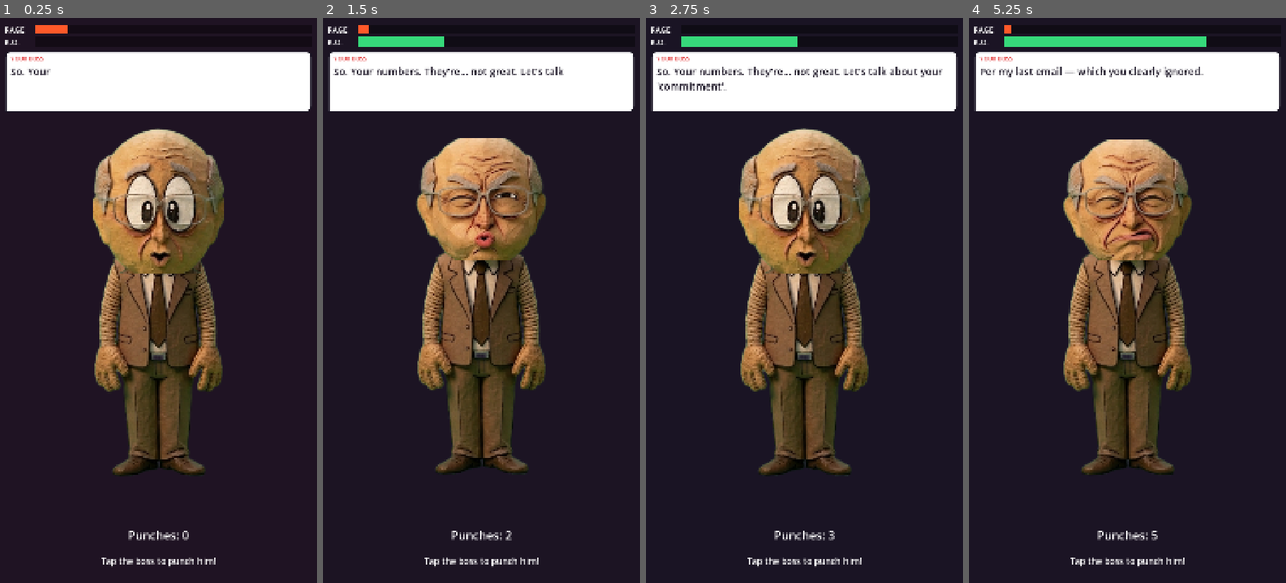
Above: before the commit, frames 1-4 (left to right).
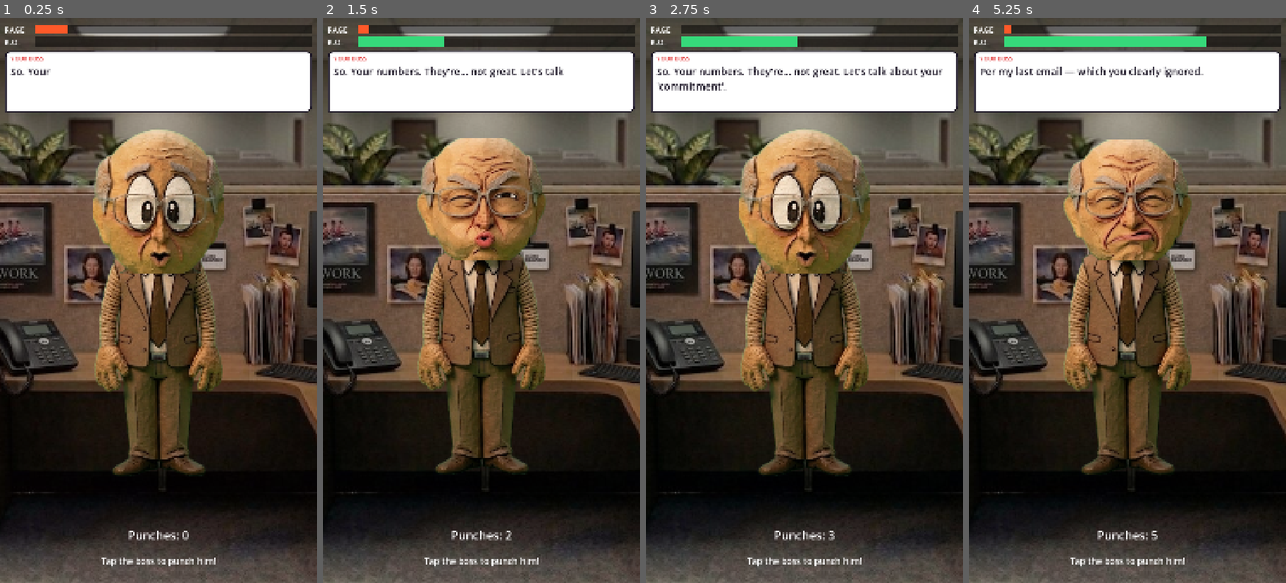
Above: after the commit, the same moments.

Repository: StaraxcreamTM/punch-my-boss-jun-14-2026
Game: Godot game, scene res://scenes/main.tscn
The game is run twice, just before and just after one commit, with the same random seed, the same clock (stepped at 60 frames per second) and the same inputs.
Inputs (mouse positions are in pixels of both pictures, inside the frame that each line leads up to):
- Up to frame 1 (0.25 s): no input
- Up to frame 2 (1.5 s): move the mouse to (551, 272) at 0.52 s; click (551, 272) at 0.67 s; move the mouse to (418, 328) at 1.27 s; click (418, 328) at 1.42 s
- Up to frame 3 (2.75 s): move the mouse to (836, 176) at 2.02 s; click (836, 176) at 2.17 s
- Up to frame 4 (5.25 s): move the mouse to (1111, 413) at 2.77 s; click (1111, 413) at 2.92 s; move the mouse to (1222, 385) at 3.52 s; click (1222, 385) at 3.67 s; move the mouse to (1032, 215) at 4.27 s; click (1032, 215) at 4.42 s; move the mouse to (1143, 300) at 5.02 s; click (1143, 300) at 5.17 s

The runs differ from the first frame. In frame 1, 54% of the frame differs, in the area x 0-100%, y 0-100%; in frame 2, 55%; in frame 3, 57%; in frame 4, 57%.

Commit message:
v0.4: office background scene, darkening overlay (reddens with rage), boss ground shadow

Diff:
--- a/game/scenes/main.tscn
+++ b/game/scenes/main.tscn
@@ -1,8 +1,9 @@
-[gd_scene load_steps=5 format=3 uid="uid://cpmb0startscene1"]
+[gd_scene load_steps=7 format=3 uid="uid://cpmb0startscene1"]
 
 [ext_resource type="Script" path="res://scripts/main.gd" id="1_main"]
 [ext_resource type="Texture2D" path="res://assets/boss/body.png" id="2_body"]
 [ext_resource type="Texture2D" path="res://assets/boss/neutral.png" id="3_head"]
+[ext_resource type="Texture2D" path="res://assets/bg/office.jpg" id="4_office"]
 
 [sub_resource type="StyleBoxFlat" id="bubble"]
 bg_color = Color(1, 1, 1, 1)
@@ -16,6 +17,13 @@
 corner_radius_bottom_right = 18
 corner_radius_bottom_left = 4
 
+[sub_resource type="StyleBoxFlat" id="shadow"]
+bg_color = Color(0, 0, 0, 0.32)
+corner_radius_top_left = 20
+corner_radius_top_right = 20
+corner_radius_bottom_right = 20
+corner_radius_bottom_left = 20
+
 [node name="Main" type="Control"]
 layout_mode = 3
 anchors_preset = 15
@@ -25,14 +33,25 @@
 grow_vertical = 2
 script = ExtResource("1_main")
 
-[node name="Background" type="ColorRect" parent="."]
-layout_mode = 1
-anchors_preset = 15
-anchor_right = 1.0
-anchor_bottom = 1.0
-grow_horizontal = 2
-grow_vertical = 2
-color = Color(0.101961, 0.078431, 0.141176, 1)
+[node name="Office" type="TextureRect" parent="."]
+layout_mode = 1
+anchors_preset = 15
+anchor_right = 1.0
+anchor_bottom = 1.0
+grow_horizontal = 2
+grow_vertical = 2
+texture = ExtResource("4_office")
+expand_mode = 1
+stretch_mode = 6
+
+[node name="Overlay" type="ColorRect" parent="."]
+layout_mode = 1
+anchors_preset = 15
+anchor_right = 1.0
+anchor_bottom = 1.0
+grow_horizontal = 2
+grow_vertical = 2
+color = Color(0, 0, 0, 0.22)
 
 [node name="Safe" type="Control" parent="."]
 layout_mode = 1
@@ -41,6 +60,20 @@
 anchor_bottom = 1.0
 grow_horizontal = 2
 grow_vertical = 2
+
+[node name="Shadow" type="Panel" parent="Safe"]
+layout_mode = 1
+anchor_left = 0.5
+anchor_top = 0.5
+anchor_right = 0.5
+anchor_bottom = 0.5
+offset_left = -230.0
+offset_top = 596.0
+offset_right = 230.0
+offset_bottom = 636.0
+grow_horizontal = 2
+grow_vertical = 2
+theme_override_styles/panel = SubResource("shadow")
 
 [node name="Boss" type="Control" parent="Safe"]
 layout_mode = 1
@@ -102,6 +135,7 @@
 offset_top = 22.0
 offset_right = 110.0
 offset_bottom = 56.0
+theme_override_colors/font_color = Color(1, 1, 1, 1)
 theme_override_font_sizes/font_size = 26
 text = "RAGE"
 vertical_alignment = 1
@@ -114,7 +148,7 @@
 offset_right = -16.0
 offset_bottom = 54.0
 grow_horizontal = 2
-color = Color(0, 0, 0, 0.4)
+color = Color(0, 0, 0, 0.5)
 
 [node name="RageFill" type="ColorRect" parent="Safe/RageTrack"]
 layout_mode = 1
@@ -130,6 +164,7 @@
 offset_top = 64.0
 offset_right = 110.0
 offset_bottom = 98.0
+theme_override_colors/font_color = Color(1, 1, 1, 1)
 theme_override_font_sizes/font_size = 26
 text = "K.O."
 vertical_alignment = 1
@@ -142,7 +177,7 @@
 offset_right = -16.0
 offset_bottom = 96.0
 grow_horizontal = 2
-color = Color(0, 0, 0, 0.4)
+color = Color(0, 0, 0, 0.5)
 
 [node name="KoFill" type="ColorRect" parent="Safe/KoTrack"]
 layout_mode = 1
@@ -199,6 +234,7 @@
 offset_bottom = -132.0
 grow_horizontal = 2
 grow_vertical = 0
+theme_override_colors/font_color = Color(1, 1, 1, 1)
 theme_override_font_sizes/font_size = 40
 text = "Punches: 0"
 horizontal_alignment = 1
@@ -232,6 +268,7 @@
 offset_bottom = -40.0
 grow_horizontal = 2
 grow_vertical = 0
+theme_override_colors/font_color = Color(1, 1, 1, 1)
 theme_override_font_sizes/font_size = 30
 text = "Tap the boss to punch him!"
 horizontal_alignment = 1
--- a/game/scripts/main.gd
+++ b/game/scripts/main.gd
@@ -29,7 +29,7 @@
 @onready var counter: Label = $Safe/Counter
 @onready var ko_banner: Label = $Safe/KoBanner
 @onready var safe: Control = $Safe
-@onready var background: ColorRect = $Background
+@onready var overlay: ColorRect = $Overlay
 
 var rage: float = 0.0
 var ko: float = 0.0
@@ -162,9 +162,10 @@
 	rage = clampf(v, 0.0, 100.0)
 	rage_fill.anchor_right = rage / 100.0
 	rage_fill.offset_right = 0.0
-	var base := Color(0.101961, 0.078431, 0.141176)
-	var hot := Color(0.28, 0.06, 0.10)
-	background.color = base.lerp(hot, rage / 100.0)
+	# The scene reddens through the overlay as you get angrier.
+	var calm := Color(0, 0, 0, 0.22)
+	var hot := Color(0.42, 0.0, 0.05, 0.42)
+	overlay.color = calm.lerp(hot, rage / 100.0)
 
 func _set_ko(v: float) -> void:
 	ko = clampf(v, 0.0, 100.0)
Binary file added: game/assets/bg/office.jpg
Not shown, added: game/assets/bg/office.jpg.import
